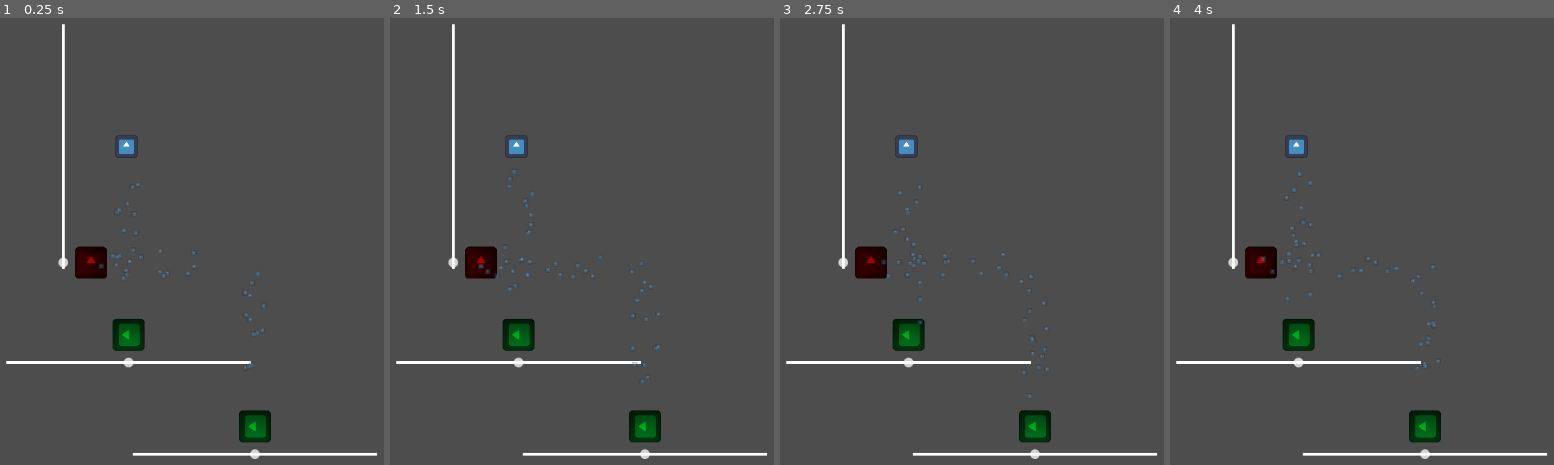
Above: before the commit, frames 1-4 (left to right).
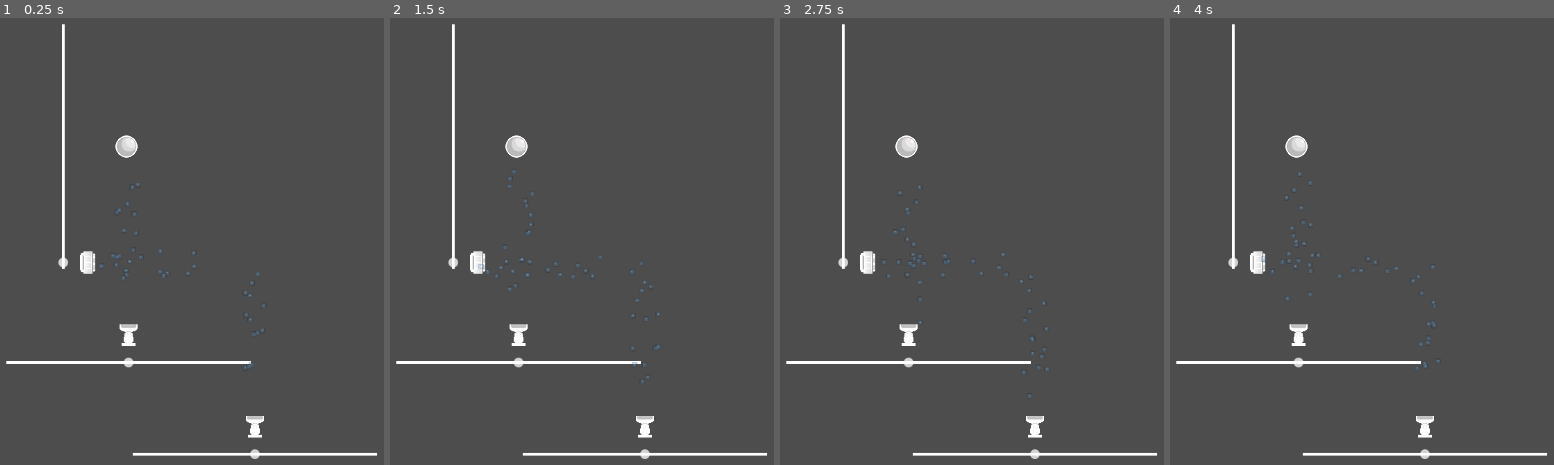
Above: after the commit, the same moments.

Repository: corpusCallosotomy/jamfest2024
Game: Godot game, scene res://phystest.tscn
Same seed, same stepped clock (60 frames per second), same inputs: the game is played once before the commit and once after it. The project has no main scene, so this scene is started directly. The engine's default icon, where the game draws it, is replaced by a stand-in: a white triangle on a blue panel in a dark square.
Inputs:
- Up to frame 1 (0.25 s): no input
- Up to frame 2 (1.5 s): no input
- Up to frame 3 (2.75 s): no input
- Up to frame 4 (4 s): no input

The runs differ from the first frame. In frame 1, 2.1% of the frame differs, in the area x 19-71%, y 26-96%; in frame 2, 2.1%; in frame 3, 2.1%; in frame 4, 2.1%.

Commit message:
changed out a few placeholders

Diff:
--- a/project.godot
+++ b/project.godot
@@ -20,17 +20,16 @@
 window/subwindows/embed_subwindows=false
 window/stretch/mode="viewport"
 
-
 [file_customization]
 
 folder_colors={
 "res://Ethan Contributions/": "teal"
 }
 
+[global_group]
+
+ball=""
+
 [rendering]
 
 textures/canvas_textures/default_texture_filter=0
-
-[global_group]
-
-ball=""
--- a/scenes/ball.tscn
+++ b/scenes/ball.tscn
@@ -1,9 +1,10 @@
-[gd_scene load_steps=3 format=3 uid="uid://dwqtxc4608rsh"]
+[gd_scene load_steps=4 format=3 uid="uid://dwqtxc4608rsh"]
 
+[ext_resource type="Texture2D" uid="uid://b74mb0djlihnu" path="res://Ethan Contributions/assets/Ball.png" id="1_rjqfp"]
 [ext_resource type="Texture2D" uid="uid://bfskvr0q2nox1" path="res://icon.svg" id="1_rvcqx"]
 
 [sub_resource type="CircleShape2D" id="CircleShape2D_nh35h"]
-radius = 20.0
+radius = 17.0
 
 [node name="ball" type="RigidBody2D" groups=["ball"]]
 gravity_scale = 0.0
@@ -12,6 +13,10 @@
 [node name="CollisionShape2D" type="CollisionShape2D" parent="."]
 shape = SubResource("CircleShape2D_nh35h")
 
+[node name="Ball" type="Sprite2D" parent="."]
+texture = ExtResource("1_rjqfp")
+
 [node name="Icon" type="Sprite2D" parent="."]
+visible = false
 scale = Vector2(0.25, 0.25)
 texture = ExtResource("1_rvcqx")
--- a/scenes/fan.tscn
+++ b/scenes/fan.tscn
@@ -1,7 +1,8 @@
-[gd_scene load_steps=7 format=3 uid="uid://3jqgvtuyggbp"]
+[gd_scene load_steps=8 format=3 uid="uid://3jqgvtuyggbp"]
 
 [ext_resource type="Script" path="res://scripts/elements/fan.gd" id="1_cmsqu"]
 [ext_resource type="Texture2D" uid="uid://bfskvr0q2nox1" path="res://icon.svg" id="1_wvpoa"]
+[ext_resource type="Texture2D" uid="uid://dn84yvuawin37" path="res://Ethan Contributions/assets/Fan.png" id="2_c3t2x"]
 [ext_resource type="Texture2D" uid="uid://7ebxnxjhx2r1" path="res://sprites/2d_lights_and_shadows_neutral_point_light.webp" id="3_1lvi8"]
 
 [sub_resource type="RectangleShape2D" id="RectangleShape2D_jvy4l"]
@@ -30,11 +31,15 @@
 
 [node name="Area2D" type="Area2D" parent="."]
 
+[node name="Fan" type="Sprite2D" parent="Area2D"]
+texture = ExtResource("2_c3t2x")
+
 [node name="CollisionShape2D" type="CollisionShape2D" parent="Area2D"]
 position = Vector2(99.25, 0)
 shape = SubResource("RectangleShape2D_jvy4l")
 
 [node name="Icon" type="Sprite2D" parent="Area2D"]
+visible = false
 modulate = Color(0.5, 0, 0, 1)
 scale = Vector2(0.359375, 0.359375)
 texture = ExtResource("1_wvpoa")
--- a/scenes/vacuum.tscn
+++ b/scenes/vacuum.tscn
@@ -1,7 +1,8 @@
-[gd_scene load_steps=7 format=3 uid="uid://k210ejdc2pu1"]
+[gd_scene load_steps=8 format=3 uid="uid://k210ejdc2pu1"]
 
 [ext_resource type="Script" path="res://scripts/elements/fan.gd" id="1_8d0nf"]
 [ext_resource type="Texture2D" uid="uid://bfskvr0q2nox1" path="res://icon.svg" id="2_3bok2"]
+[ext_resource type="Texture2D" uid="uid://cwvc5la5ldkbo" path="res://Ethan Contributions/assets/Vacuum.png" id="2_hy4dt"]
 [ext_resource type="Texture2D" uid="uid://7ebxnxjhx2r1" path="res://sprites/2d_lights_and_shadows_neutral_point_light.webp" id="3_d6d0q"]
 
 [sub_resource type="RectangleShape2D" id="RectangleShape2D_jvy4l"]
@@ -31,11 +32,15 @@
 
 [node name="Area2D" type="Area2D" parent="."]
 
+[node name="Vacuum" type="Sprite2D" parent="Area2D"]
+texture = ExtResource("2_hy4dt")
+
 [node name="CollisionShape2D" type="CollisionShape2D" parent="Area2D"]
 position = Vector2(99.25, 0)
 shape = SubResource("RectangleShape2D_jvy4l")
 
 [node name="Icon" type="Sprite2D" parent="Area2D"]
+visible = false
 modulate = Color(0, 0.5, 0.0916667, 1)
 scale = Vector2(0.359375, 0.359375)
 texture = ExtResource("2_3bok2")
Not shown, changed: jam sfx - bonk.wav.import
Not shown, changed: sounds/jam sfx - bonk.wav.import
Not shown, changed: sounds/jam sfx - click.wav.import
Not shown, changed: sounds/jam sfx - vacuum wip.wav.import
Not shown, changed: sounds/jam sfx _ fan.wav.import
